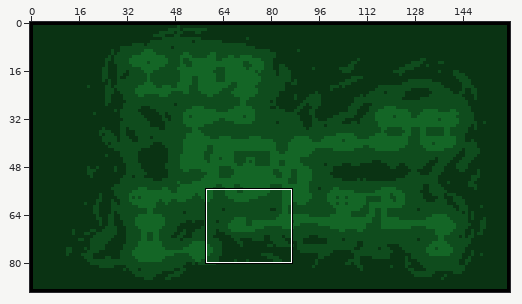
A sprite sheet gets an edit: sprites/spr_map_level/layers/45acc6e9-7882-45fc-a043-40c368a44bef/51aef410-a315-4b03-92e3-80cf35ec55d7.png. Above: a wide view before the commit, with the close-up outlined.
Close-up. Earlier state:
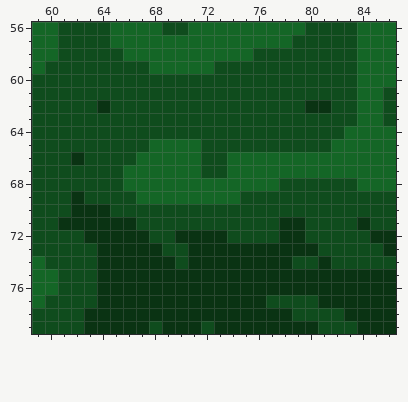
The file is 160x90 pixels. Shown: x 59..86, y 56..79.
After the commit:
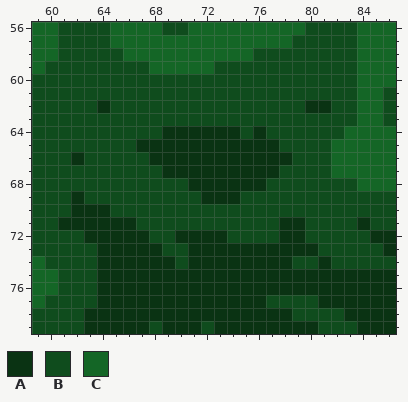
Palette (. is transparent): A #0a3313  B #0f4c1d  C #146626
The edit:
y 64: x 69..74 BBBBBB -> AAAAAA; x 76 B -> A
y 65: x 67..77 BCCCCBBBBBB -> AAAAAAAAAAA
y 66: x 67..81 CCCCCBBCCCCCCCC -> BAAAAAAAAAAABBB
y 67: x 66..81 CCCCCCBBCCCCCCCC -> BBBAAAAAAAAABBBB
y 68: x 66..77 CCCCCCCCCCCC -> BBBBBAAAAAAB
y 69: x 67..74 CCCCCCCC -> BBBBBAAA
